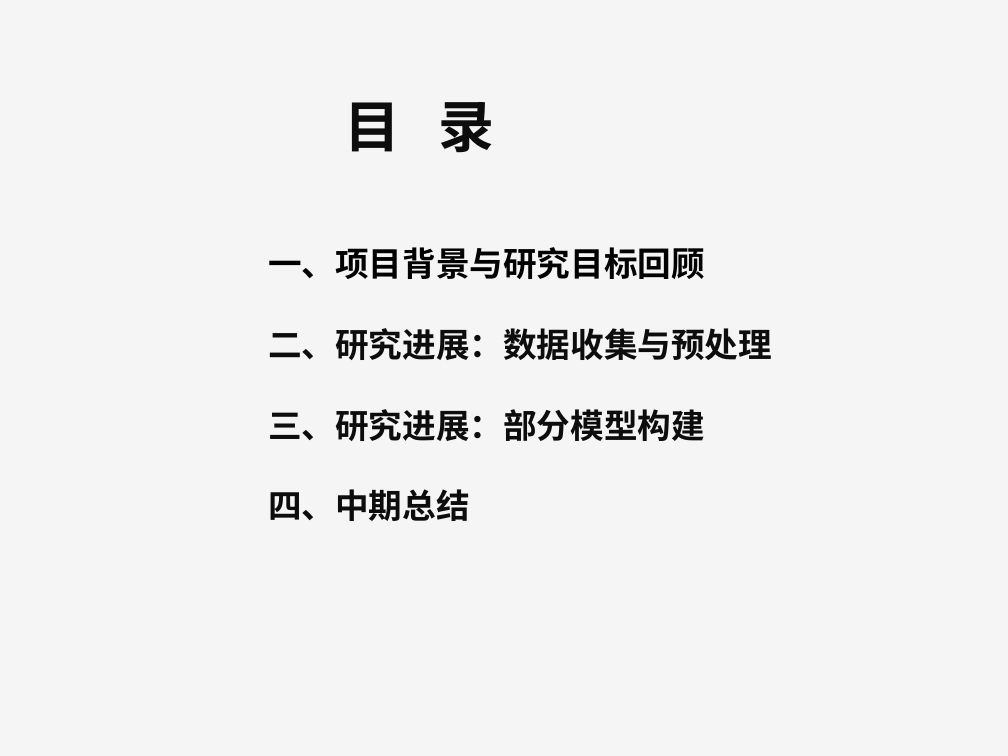
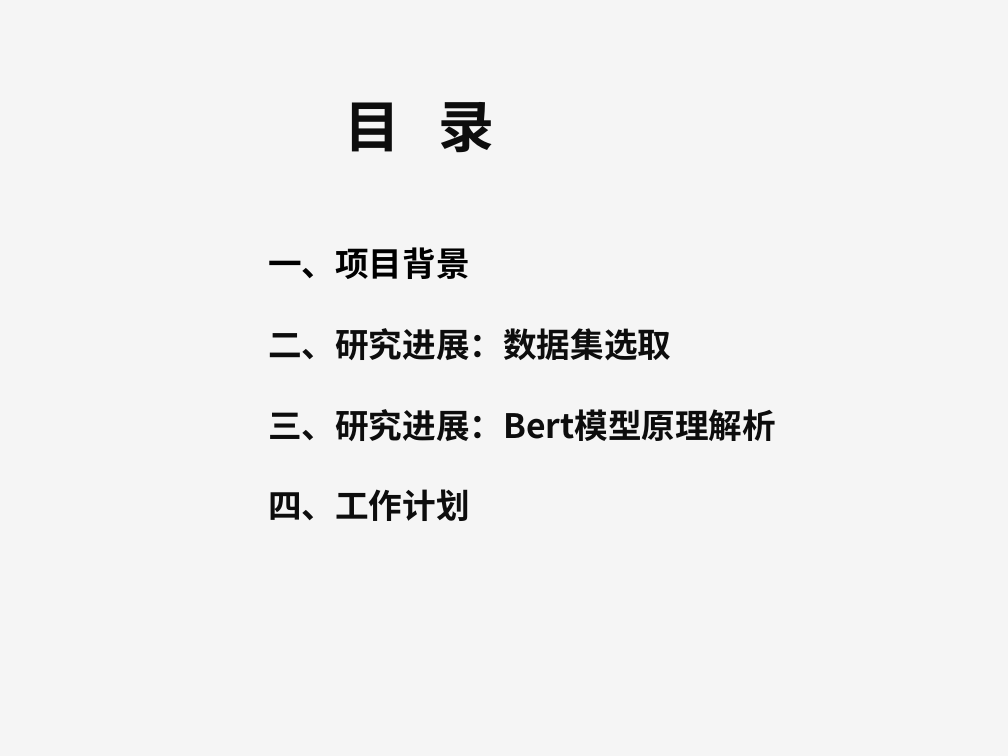
Before and after one commit to wty-yy/LaTex-Projects, a slide deck: slide 2 of NLP/NLP大作业/NLP开题报告.pptx. Drawn at 1008x756 pixels with LibreOffice and Linux fonts; fonts in the diff are those of the drawing; background and template pictures are left out. Boxes give left, top, right and bottom in pixels: in the first picture for what was removed or moved away, otherwise in the second. Text is boxed around its words. In the diff, an @@ line names an element or a change of style, - is before the commit and + after.

```diff
--- a/NLP/NLP大作业/NLP开题报告.pptx
+++ b/NLP/NLP大作业/NLP开题报告.pptx
@@ text at box(268, 247, 776, 521): text changed @@
-一、项目背景与研究目标回顾
-二、研究进展：数据收集与预处理
-三、研究进展：部分模型构建
-四、中期总结
+一、项目背景
+二、研究进展：数据集选取
+三、研究进展：Bert模型原理解析
+四、工作计划
```
Also in this commit, not shown: 4 other slides changed, 17 slides added, 15 slides removed.
